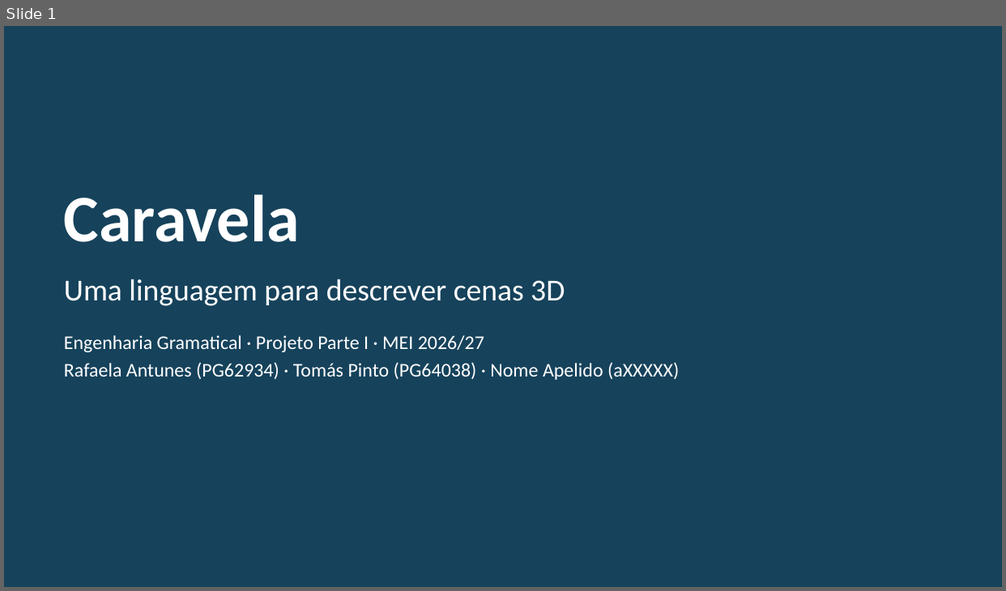
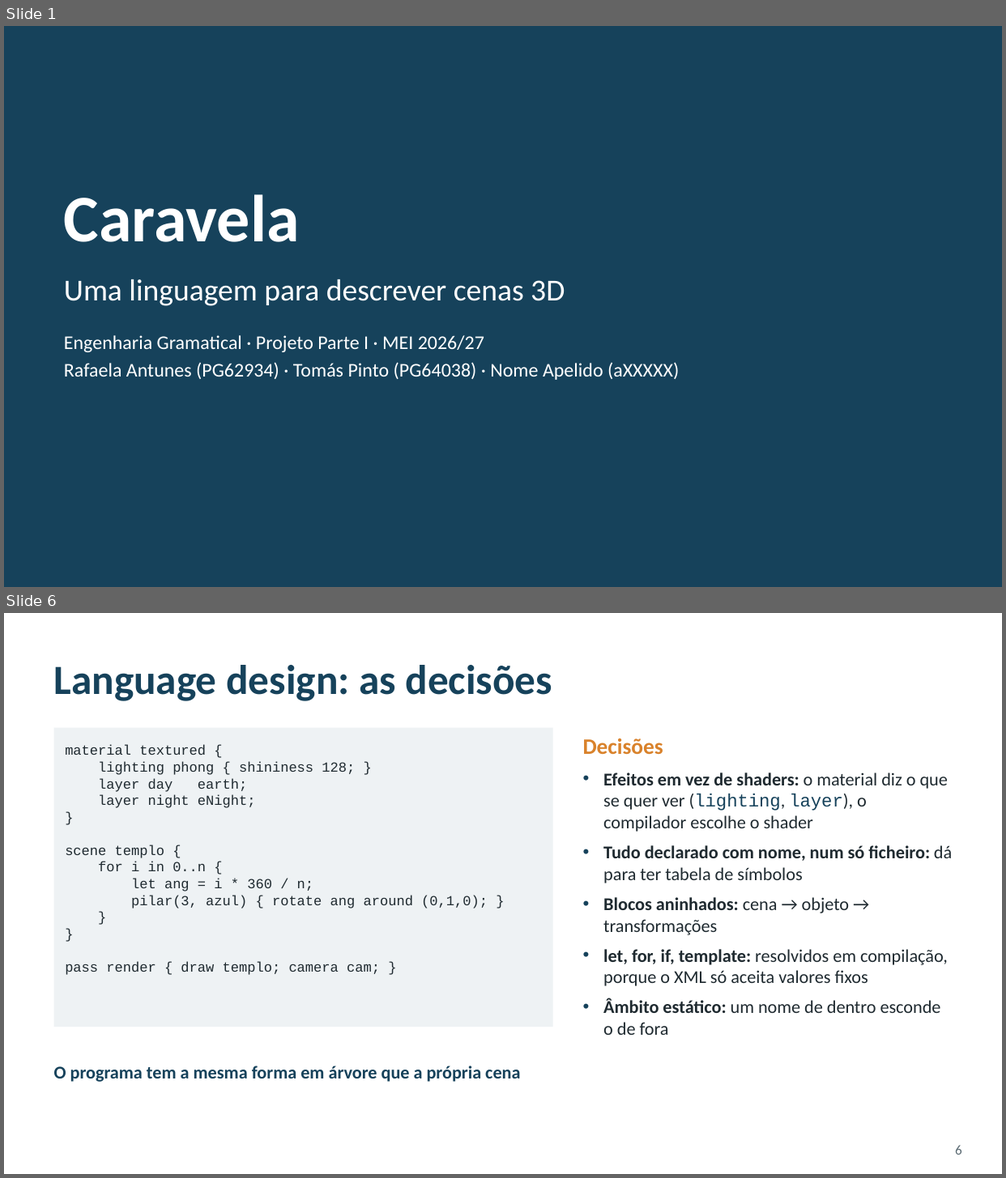
Before and after one commit to RafaelaAntunes17/trabalho_EG, a slide deck: Fase _I/Apresentacao_Caravela_v2.pptx. Shown one above the other, each under a label of ours: slide 1 before the commit, slides 1 and 6 after it; the slides between them are not shown. The pictures are 1006x591 and 1006x1178 pixels, drawn with LibreOffice and Linux fonts; fonts in the diff are those of the drawing. Boxes give left, top, right and bottom in pixels: in the first picture for what was removed or moved away, otherwise in the second. Text is boxed around its words. In the diff, an @@ line names an element or a change of style, - is before the commit and + after.

```diff
--- a/Fase _I/Apresentacao_Caravela_v2.pptx
+++ b/Fase _I/Apresentacao_Caravela_v2.pptx
@@ slide 6 added at (4, 613, 1002, 1174), background #FFFFFF @@
@@ title added at (54, 665, 553, 701), 30 pt, text #16425B, bold @@
+Language design: as decisões
@@ rectangle added at (54, 728, 553, 1027), fill #EEF2F4, 10 pt, text #1F2A30 @@
+material textured {
+lighting phong { shininess 128; }
+layer day earth;
+layer night eNight;
+}
+scene templo {
+for i in 0..n {
+let ang = i * 360 / n;
+pilar(3, azul) { rotate ang around (0,1,0); }
+}
+}
+pass render { draw templo; camera cam; }
@@ text added at (583, 739, 663, 754), 16 pt, text #D9822B, bold @@
+Decisões
@@ text added at (603, 773, 952, 1035), 13 pt, text #1F2A30 @@
+• Efeitos em vez de shaders: o material diz o que se quer ver (lighting, layer), o compilador escolhe o shader
+• Tudo declarado com nome, num só ficheiro: dá para ter tabela de símbolos
+• Blocos aninhados: cena → objeto → transformações
+• let, for, if, template: resolvidos em compilação, porque o XML só aceita valores fixos
+• Âmbito estático: um nome de dentro esconde o de fora
@@ text added at (54, 1066, 520, 1082), 13 pt, text #16425B, bold @@
+O programa tem a mesma forma em árvore que a própria cena
@@ page number added at (955, 1145, 962, 1155), 10 pt, text #5B6B73 @@
+6
```
Also in this commit, not shown: 12 slides changed, 4 other slides added, 1 slide removed, 15 other files.
